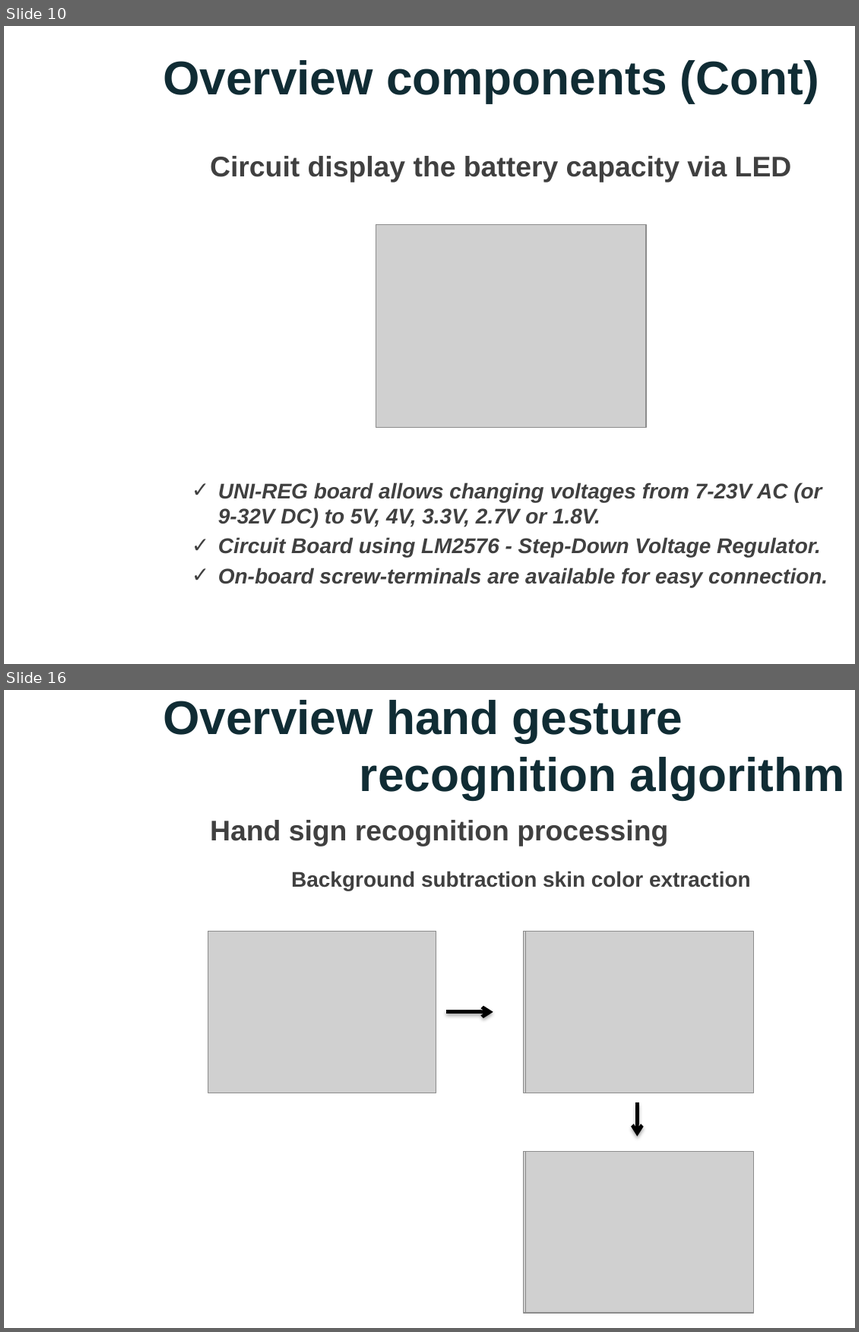
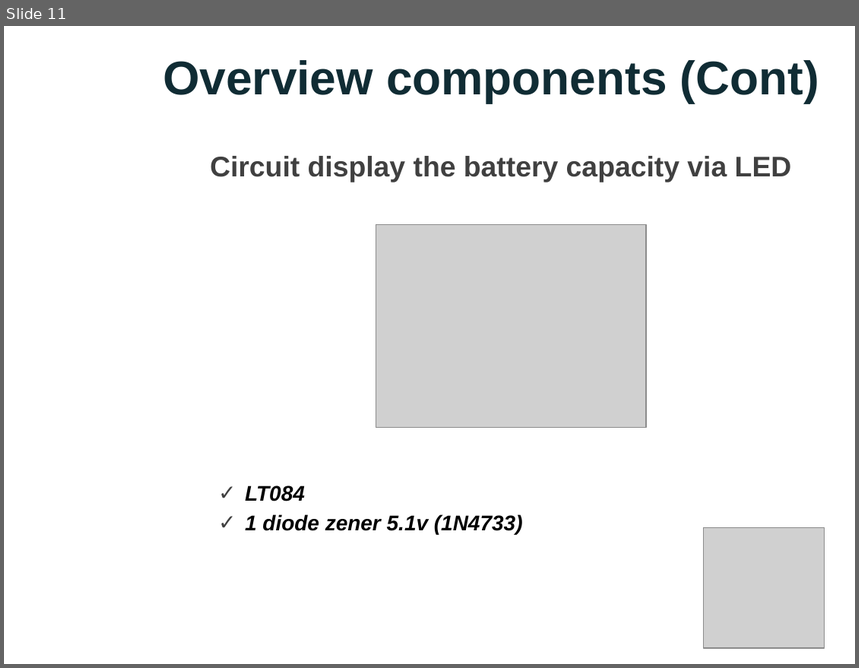
Before and after one commit to nicknguyen071093/CapstoneProject, a slide deck: Thuyettrinh/PPGroup 5.pptx. Shown one above the other, each under a label of ours: slides 10 and 16 before the commit, slide 11 after it; the slides between them are not shown. The pictures are 859x1332 and 859x668 pixels, drawn with LibreOffice and Linux fonts; fonts in the diff are those of the drawing; grey boxes stand for pictures; background and template pictures are left out. Boxes give left, top, right and bottom in pixels: in the first picture for what was removed or moved away, otherwise in the second. Text is boxed around its words. In the diff, an @@ line names an element or a change of style, - is before the commit and + after.

```diff
--- a/Thuyettrinh/PPGroup 5.pptx
+++ b/Thuyettrinh/PPGroup 5.pptx
@@ slide 16 removed at box(4, 690, 855, 1328), background picture (left out) @@
@@ title removed at box(163, 700, 845, 799) @@
-Overview hand gesture
-recognition algorithm
@@ text removed at box(210, 820, 668, 847) @@
-Hand sign recognition processing
@@ text removed at box(291, 871, 751, 891) @@
-Background subtraction skin color extraction
@@ picture removed at box(208, 931, 436, 1093) @@
@@ picture removed at box(523, 931, 751, 1093) @@
@@ picture removed at box(526, 931, 754, 1093) @@
@@ arrow removed from (446, 1011) to (493, 1011) @@
@@ arrow removed from (637, 1103) to (637, 1137) @@
@@ picture removed at box(523, 1151, 751, 1313) @@
@@ picture removed at box(526, 1151, 754, 1313) @@
@@ what was slide 10 is now slide 11 @@
@@ slide 11 changed as well @@
@@ text removed at box(218, 483, 828, 588) @@
-✓ UNI-REG board allows changing voltages from 7-23V AC (or 9-32V DC) to 5V, 4V, 3.3V, 2.7V or 1.8V.
-✓ Circuit Board using LM2576 - Step-Down Voltage Regulator.
-✓ On-board screw-terminals are available for easy connection.
@@ text added at box(245, 486, 523, 534), 18 pt, text #000000, bold, italic @@
+✓ LT084
+✓ 1 diode zener 5.1v (1N4733)
@@ picture added at box(704, 528, 825, 649) @@
```
Also in this commit, not shown: 9 other slides changed, 12 slides added, 8 other slides removed.
